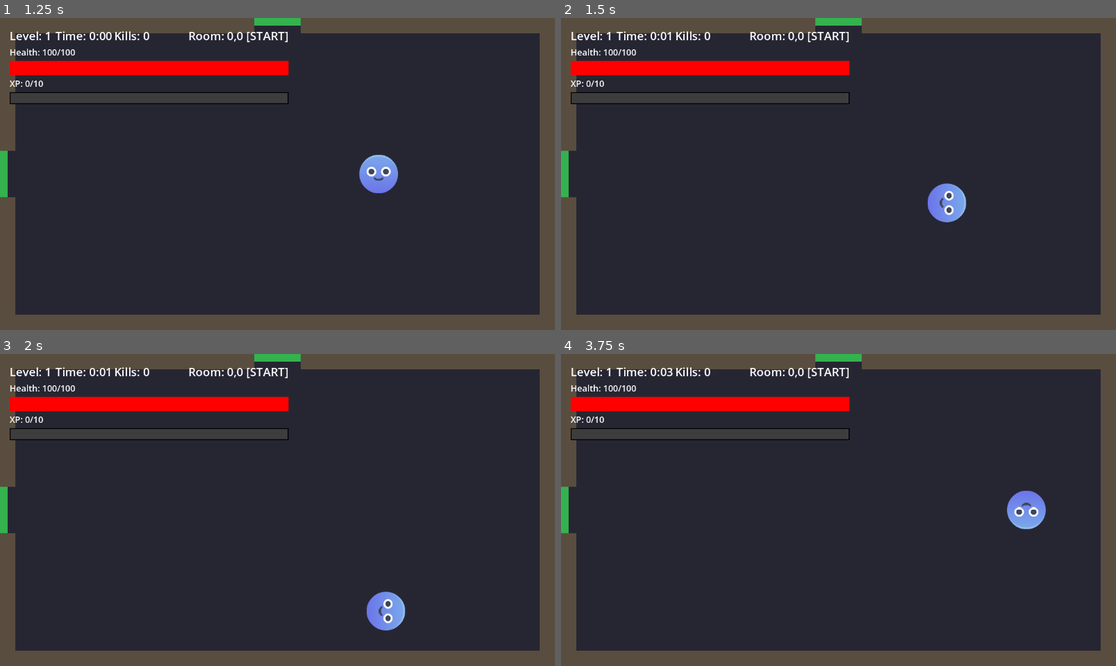
Above: before the commit, frames 1-4 (two rows, left to right).
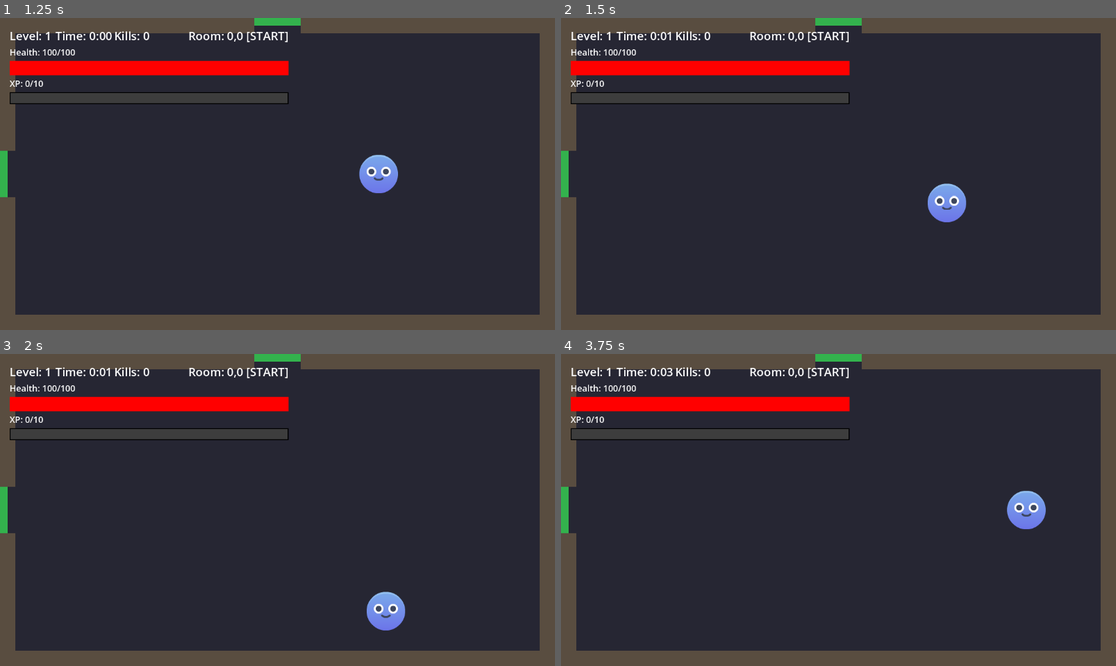
Above: after the commit, the same moments.

Repository: MavyEP/NodeBuster
Game: Godot game, scene res://scenes/game/Game.tscn
Same seed, same stepped clock (60 frames per second), same inputs: the game is played once before the commit and once after it.
Inputs:
- Up to frame 1 (1.25 s): hold D (move_right) from 0.53 s (still down)
- Up to frame 2 (1.5 s): release D (move_right) at 1.28 s; hold S (move_down) from 1.28 s (still down)
- Up to frame 3 (2 s): keep holding S (move_down)
- Up to frame 4 (3.75 s): release S (move_down) at 2.03 s; hold D (move_right) 2.03-2.78 s; hold W (move_up) 2.78-3.53 s; hold A (move_left) from 3.53 s (still down)

Frame 1 is identical in both runs. In frame 2, 0.3% of the frame differs, in the area x 66-73%, y 53-66%; in frame 3, 0.3%; in frame 4, 0.5%, in the area x 80-87%, y 43-57%.

Commit message:
small polish

Diff:
--- a/scenes/abilities/Projectile.tscn
+++ b/scenes/abilities/Projectile.tscn
@@ -1,9 +1,7 @@
 [gd_scene format=3 uid="uid://bn31jgw6qk7vx"]
 
 [ext_resource type="Script" uid="uid://r7r3wxgdvwam" path="res://scripts/abilities/Projectile.gd" id="1_ljtwl"]
-
-[sub_resource type="PlaceholderTexture2D" id="PlaceholderTexture2D_dje8t"]
-size = Vector2(16, 16)
+[ext_resource type="Texture2D" uid="uid://doaeg15oga1an" path="res://assets/testerSprites/yellow_body_squircle.png" id="2_66wsa"]
 
 [sub_resource type="CircleShape2D" id="CircleShape2D_ljtwl"]
 radius = 8.0
@@ -13,8 +11,8 @@
 script = ExtResource("1_ljtwl")
 
 [node name="Sprite2D" type="Sprite2D" parent="." unique_id=1038244763]
-modulate = Color(1, 0.4, 0, 1)
-texture = SubResource("PlaceholderTexture2D_dje8t")
+scale = Vector2(0.2, 0.2)
+texture = ExtResource("2_66wsa")
 
 [node name="CollisionShape2D" type="CollisionShape2D" parent="." unique_id=1819616821]
 shape = SubResource("CircleShape2D_ljtwl")
--- a/scenes/enemies/Enemy.tscn
+++ b/scenes/enemies/Enemy.tscn
@@ -12,6 +12,7 @@
 radius = 24.0
 
 [node name="Enemy" type="CharacterBody2D" unique_id=661374534]
+z_index = 5
 collision_layer = 2
 collision_mask = 0
 motion_mode = 1
--- a/scenes/game/XPOrb.tscn
+++ b/scenes/game/XPOrb.tscn
@@ -1,9 +1,7 @@
 [gd_scene format=3 uid="uid://of40kyvfx8es"]
 
 [ext_resource type="Script" uid="uid://cpnbqlbemen5f" path="res://scripts/XPOrb.gd" id="1_guaam"]
-
-[sub_resource type="PlaceholderTexture2D" id="PlaceholderTexture2D_47bd6"]
-size = Vector2(16, 16)
+[ext_resource type="Texture2D" uid="uid://csotf53x53w1j" path="res://assets/testerSprites/tile_coin.png" id="2_vp1r2"]
 
 [sub_resource type="CircleShape2D" id="CircleShape2D_47bd6"]
 radius = 8.0
@@ -12,8 +10,7 @@
 script = ExtResource("1_guaam")
 
 [node name="Sprite2D" type="Sprite2D" parent="." unique_id=1713991853]
-modulate = Color(0, 0.81805116, 4.235506e-06, 1)
-texture = SubResource("PlaceholderTexture2D_47bd6")
+texture = ExtResource("2_vp1r2")
 
 [node name="CollectionArea" type="Area2D" parent="." unique_id=1049662899]
 collision_layer = 2
--- a/scenes/player/Player.tscn
+++ b/scenes/player/Player.tscn
@@ -11,6 +11,7 @@
 radius = 32.0
 
 [node name="Player" type="CharacterBody2D" unique_id=1015220530]
+z_index = 5
 motion_mode = 1
 script = ExtResource("1_wr5hl")
 
--- a/scripts/enemies/EnemyAI.gd
+++ b/scripts/enemies/EnemyAI.gd
@@ -8,6 +8,8 @@
 # Components
 @onready var health_component = $HealthComponent
 @onready var hitbox = $Hitbox
+
+@export var turn_speed: float = 12.0 # bigger = faster turning
 
 var player = null
 var is_alive: bool = true
@@ -34,8 +36,6 @@
 	var direction = (player.global_position - global_position).normalized()
 	velocity = direction * move_speed
 
-	# Face the player
-	rotation = direction.angle()
 
 	# Move
 	move_and_slide()
--- a/scripts/player/PlayerController.gd
+++ b/scripts/player/PlayerController.gd
@@ -40,9 +40,6 @@
 	# Move the player
 	move_and_slide()
 
-	# Rotate player to face movement direction
-	if input_direction.length() > 0:
-		rotation = input_direction.angle()
 
 func _process(delta):
 	if not is_alive or not health_component or not stats_component:
